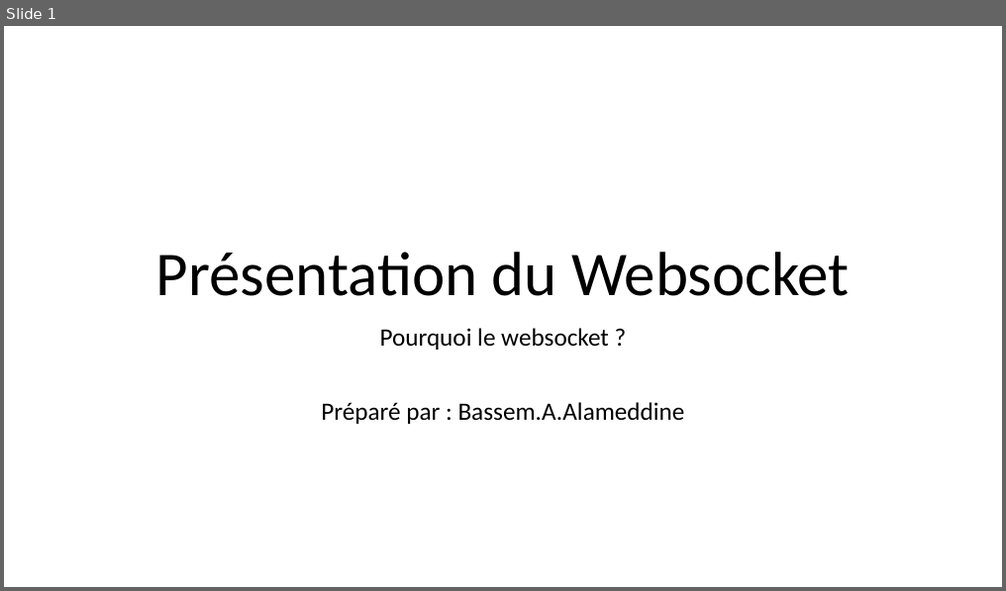
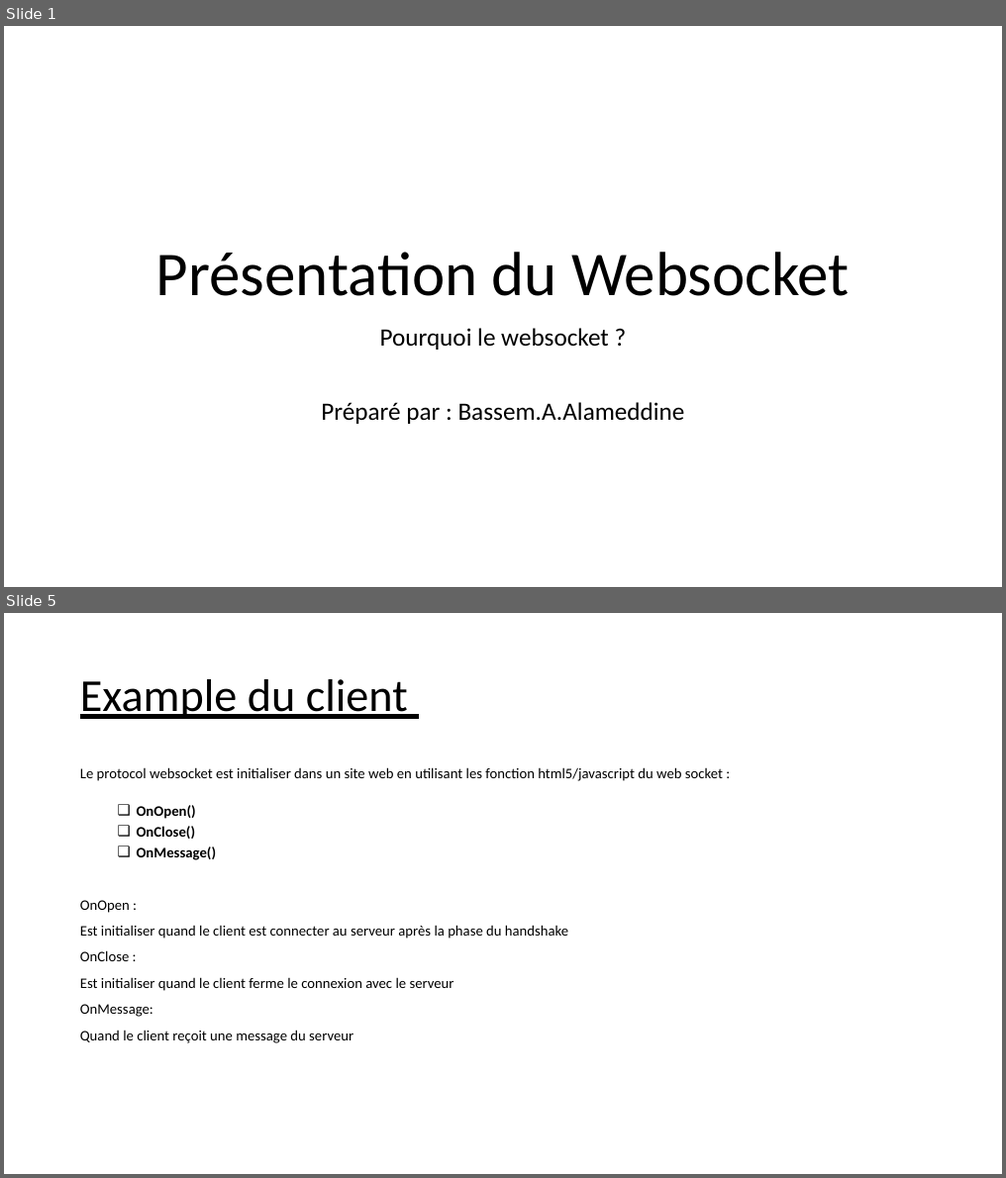
Before and after one commit to balamddine/NewHtml5, a slide deck: Websocket/Websocket.pptx. Shown one above the other, each under a label of ours: slide 1 before the commit, slides 1 and 5 after it; the slides between them are not shown. The pictures are 1006x591 and 1006x1178 pixels, drawn with LibreOffice and Linux fonts; fonts in the diff are those of the drawing. Boxes give left, top, right and bottom in pixels: in the first picture for what was removed or moved away, otherwise in the second. Text is boxed around its words. In the diff, an @@ line names an element or a change of style, - is before the commit and + after.

```diff
--- a/Websocket/Websocket.pptx
+++ b/Websocket/Websocket.pptx
@@ slide 5 added at [4,613,1002,1174], background #FFFFFF @@
@@ title added at [80,679,408,719], 44 pt, text #000000, underline @@
+Example du client
@@ text added at [80,767,723,1044], 14 pt, text #000000 @@
+Le protocol websocket est initialiser dans un site web en utilisant les fonction html5/javascript du web socket :
+  ❑ OnOpen()
+  ❑ OnClose()
+  ❑ OnMessage()
+OnOpen :
+Est initialiser quand le client est connecter au serveur après la phase du handshake
+OnClose :
+Est initialiser quand le client ferme le connexion avec le serveur
+OnMessage:
+Quand le client reçoit une message du serveur
```
Also in this commit, not shown: 1 slide changed, 9 other slides added.
